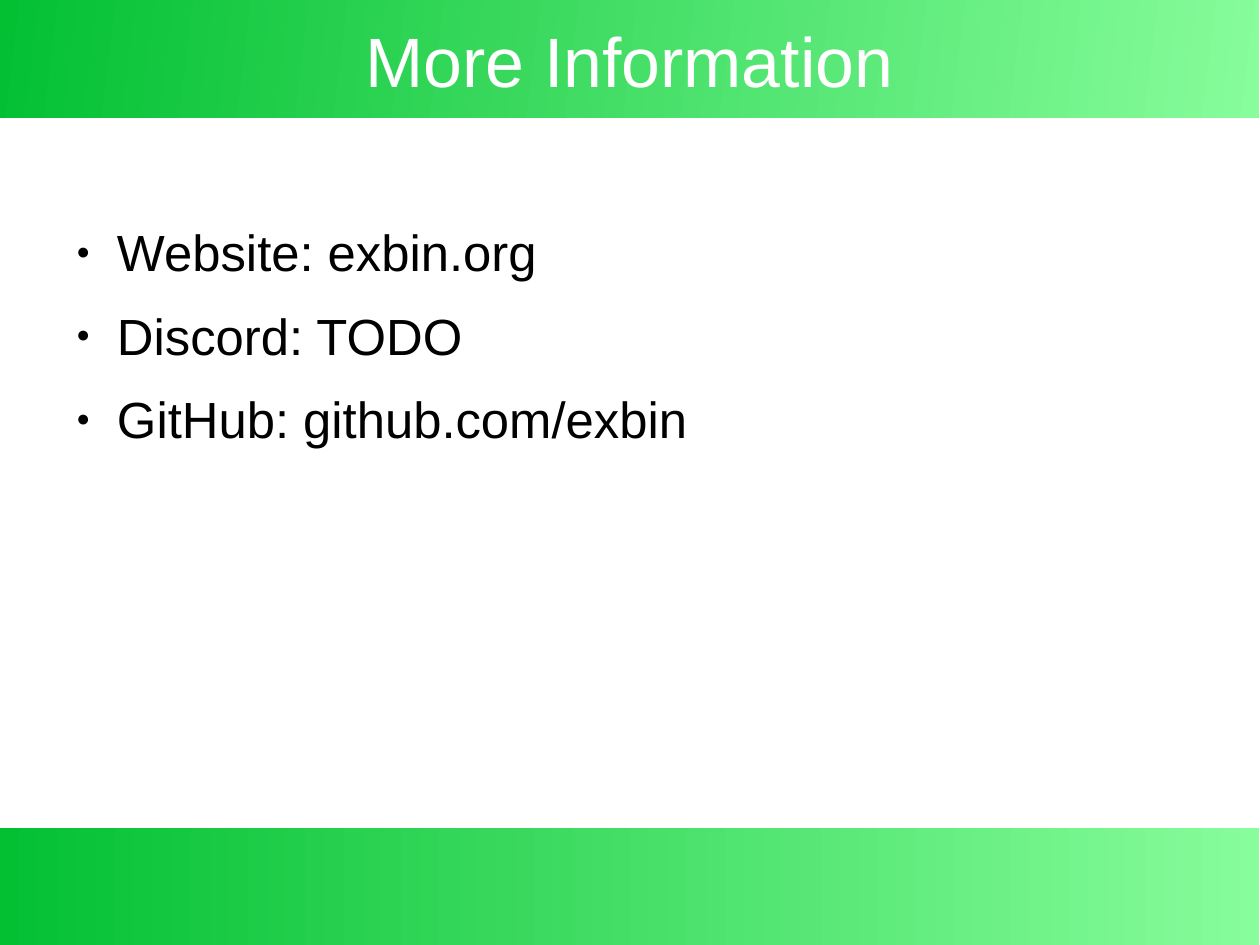
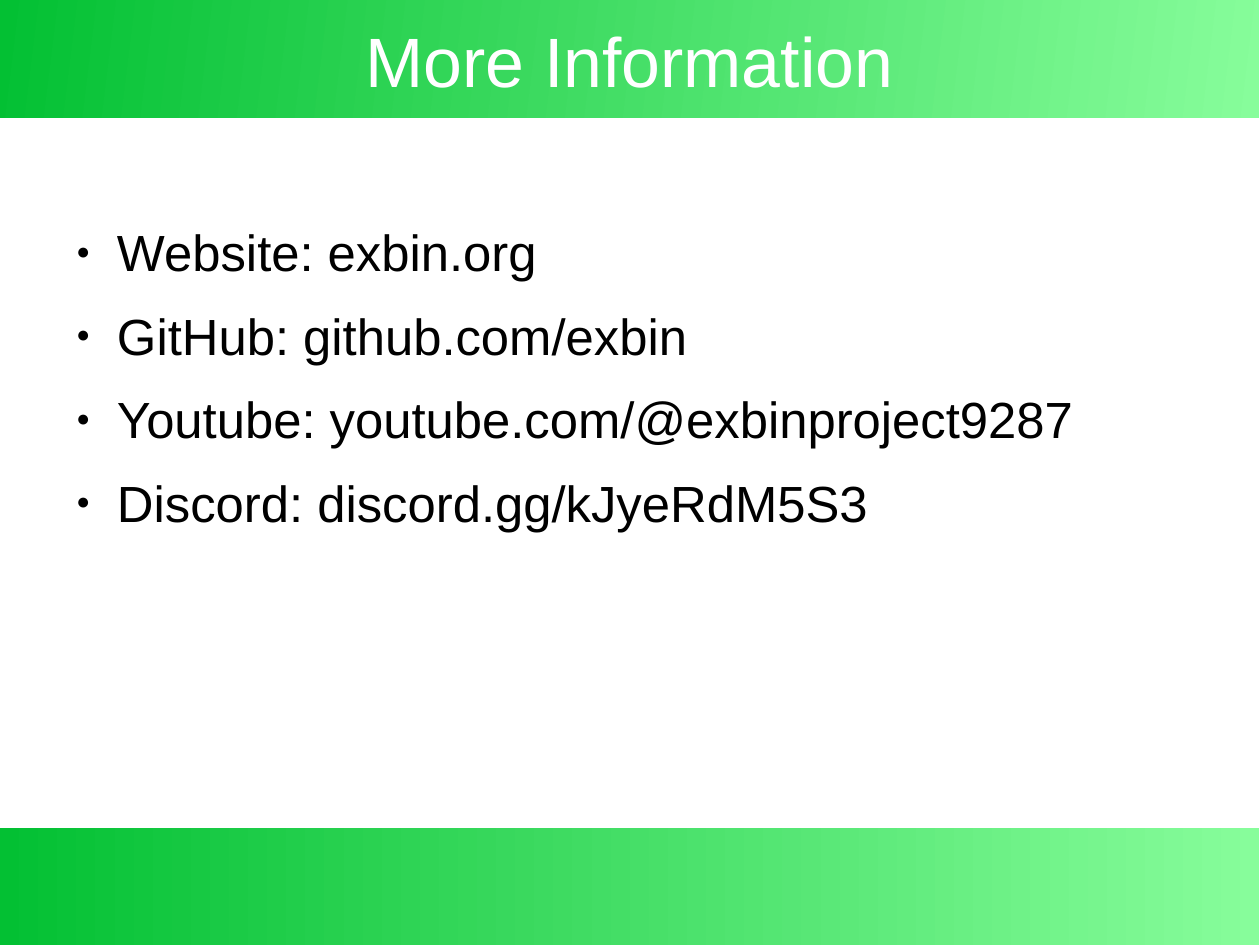
Before and after one commit to exbin/exbin-doc, a slide deck: slide 14 of presentation/exbin-overview.odp. Drawn at 1260x945 pixels with LibreOffice and Linux fonts; fonts in the diff are those of the drawing. Boxes give left, top, right and bottom in pixels: in the first picture for what was removed or moved away, otherwise in the second. Text is boxed around its words. In the diff, an @@ line names an element or a change of style, - is before the commit and + after.

```diff
--- a/presentation/exbin-overview.odp
+++ b/presentation/exbin-overview.odp
@@ text at [117, 318, 462, 356]: paragraph removed @@
-● Discord: TODO
@@ text at [117, 401, 1073, 532]: paragraphs added @@
+● Youtube: youtube.com/@exbinproject9287
+● Discord: discord.gg/kJyeRdM5S3
```
Also in this commit, not shown: 2 other slides changed, 2 other files.
